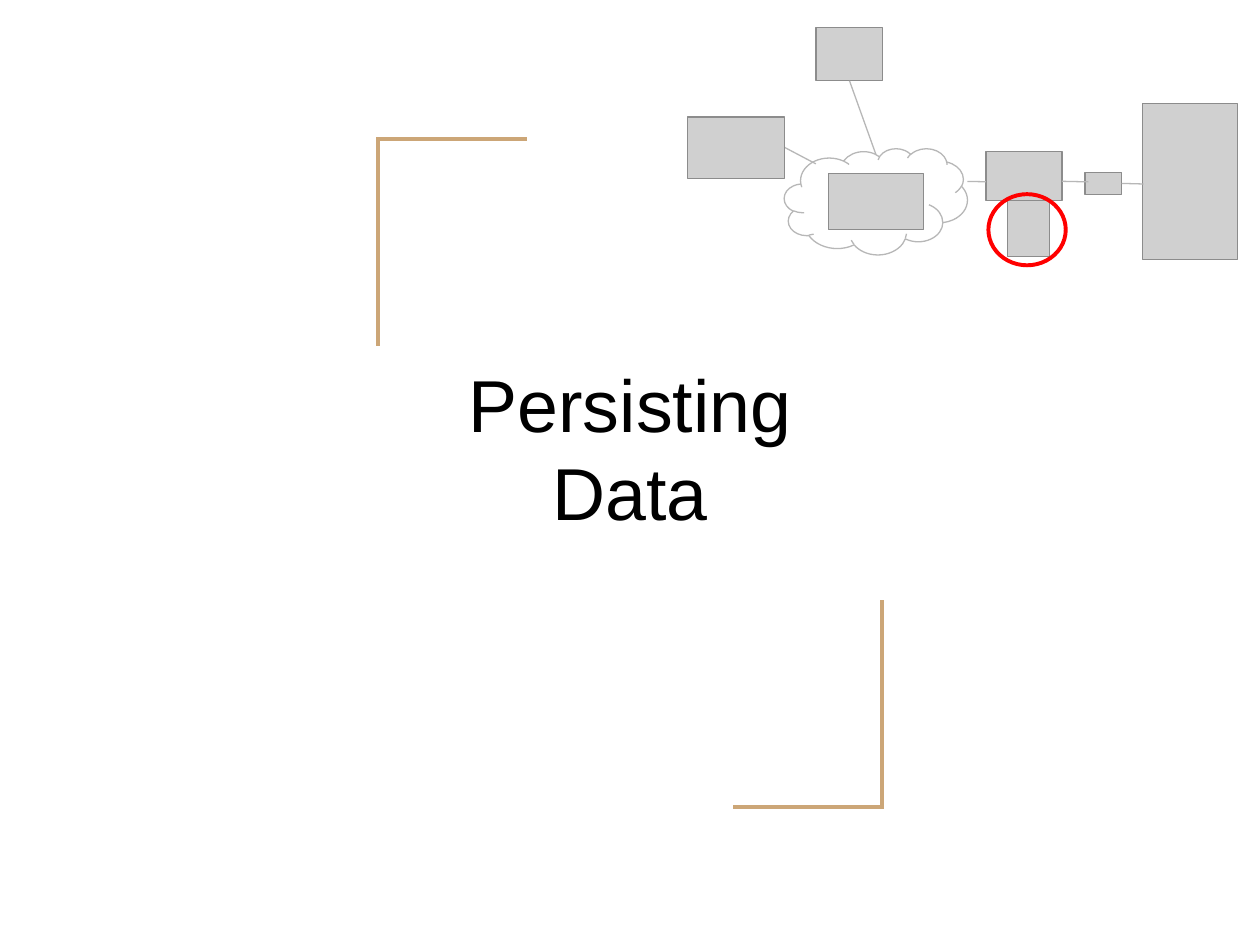
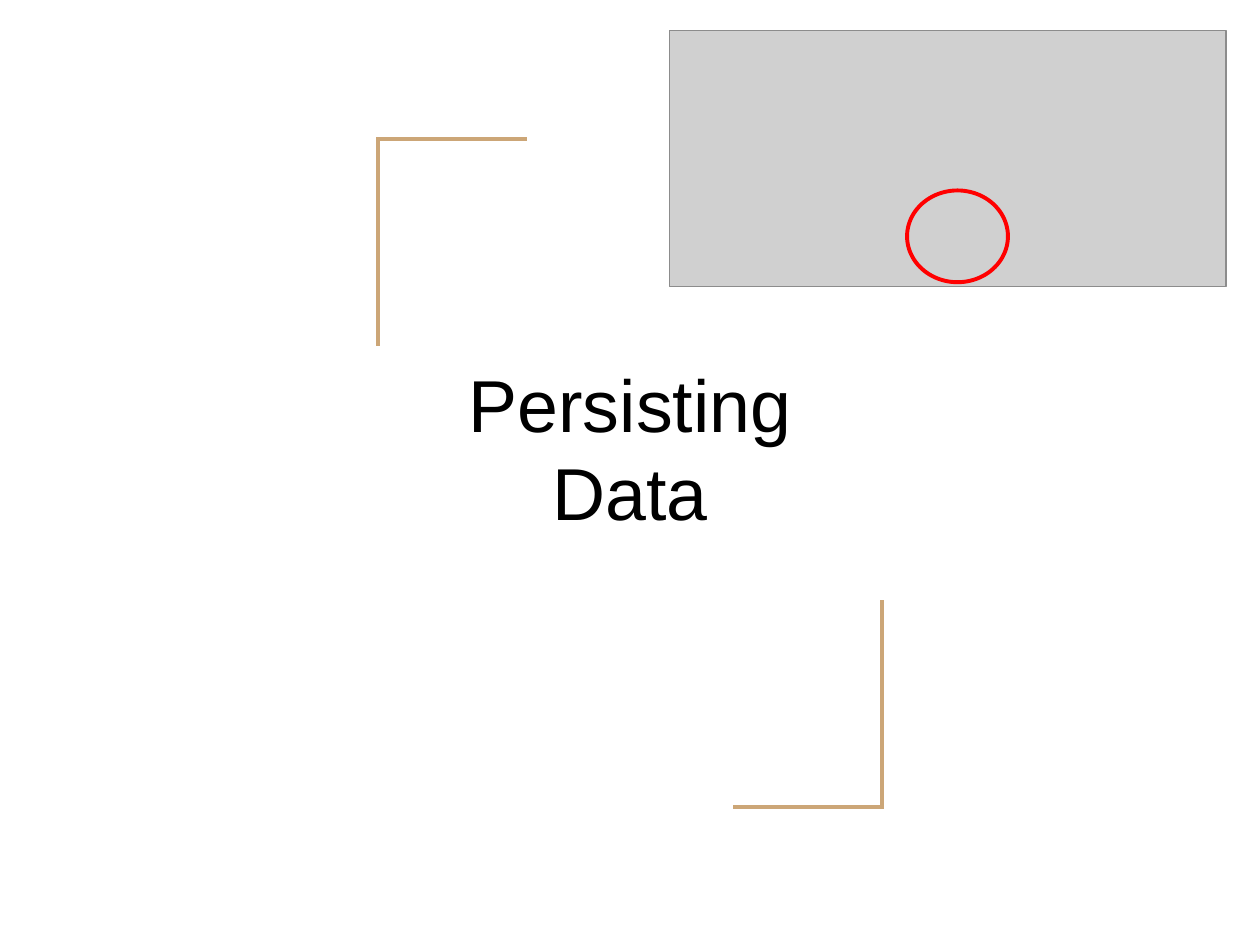
Before and after one commit to riccardoberta/makers, a slide deck: slide 1 of 09 - Persisting Data/slides.pptx. Drawn at 1260x945 pixels with LibreOffice and Linux fonts; fonts in the diff are those of the drawing; grey boxes stand for pictures. Boxes give left, top, right and bottom in pixels: in the first picture for what was removed or moved away, otherwise in the second. Text is boxed around its words. In the diff, an @@ line names an element or a change of style, - is before the commit and + after.

Commit message:
Persisting Data revised

```diff
--- a/09 - Persisting Data/slides.pptx
+++ b/09 - Persisting Data/slides.pptx
@@ picture added at [669,32,1226,287] @@
@@ ellipse: place and size @@
-ellipse at [988,194,1065,265]
+ellipse at [907,190,1008,282]
@@ group removed at [688,28,1238,259]: 7 pictures, 6 lines, 1 cloud @@
```
Also in this commit, not shown: 17 other slides changed, 1 slide removed, 36 other files.
